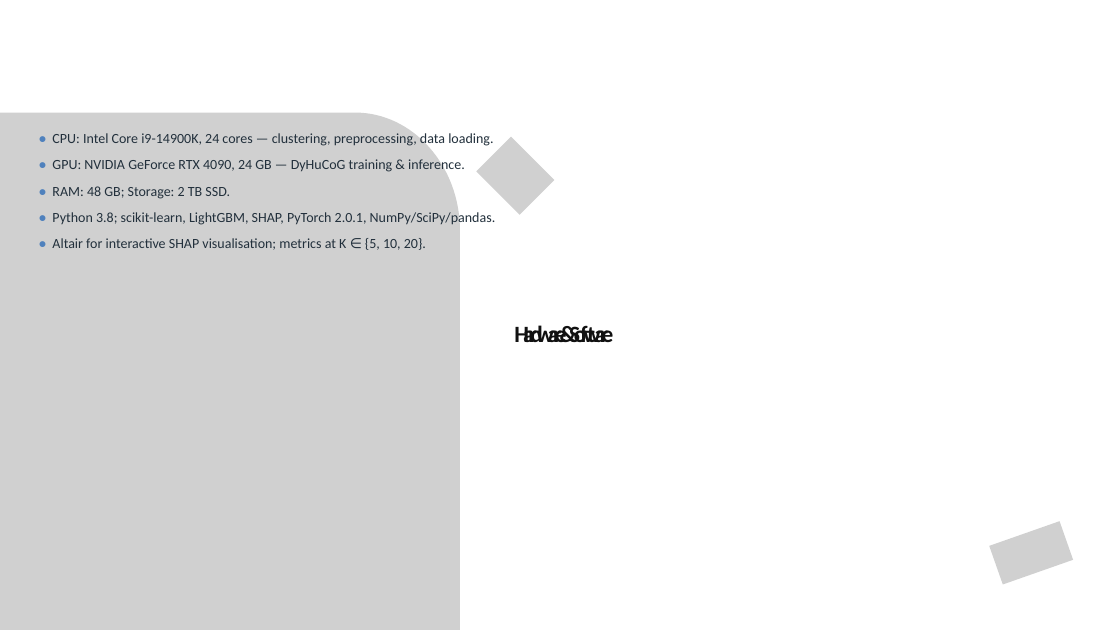
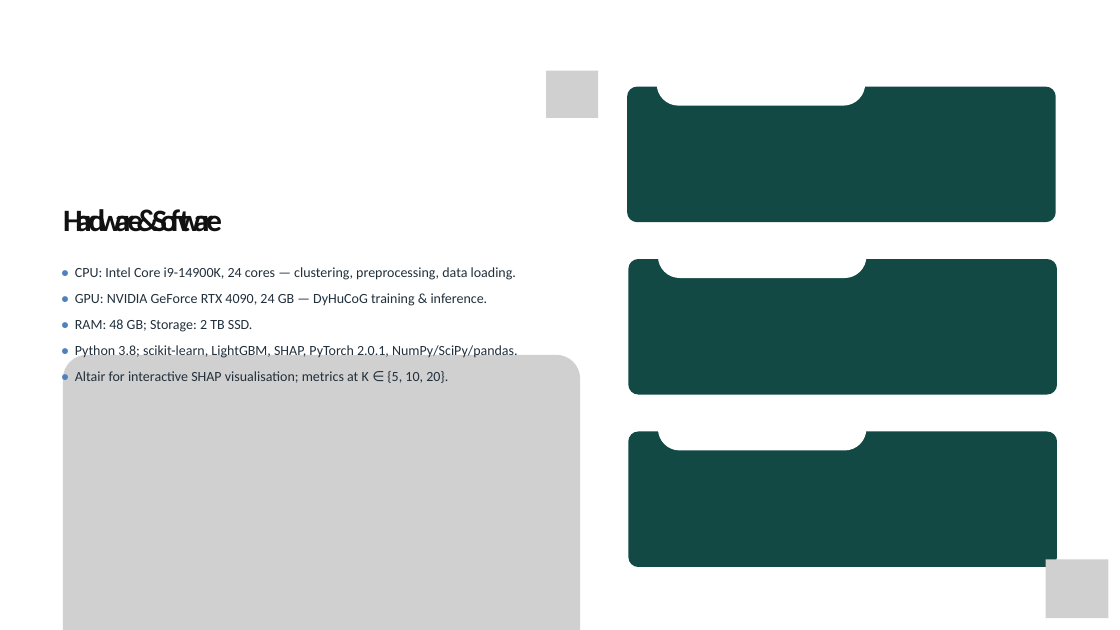
Before and after one commit to mouadlouhichi/phd-prep, a slide deck: slide 20 of viva/MOUAD_LOUHICHI_VIVA_40min.pptx. Drawn at 1120x630 pixels with LibreOffice and Linux fonts; fonts in the diff are those of the drawing; grey boxes stand for pictures. Boxes give left, top, right and bottom in pixels: in the first picture for what was removed or moved away, otherwise in the second. Text is boxed around its words. In the diff, an @@ line names an element or a change of style, - is before the commit and + after.

Commit message:
Rebuild deck on base template: fill template title/content placeholders, keep decorative design, Roca Two, 20in slide layout

```diff
--- a/viva/MOUAD_LOUHICHI_VIVA_40min.pptx
+++ b/viva/MOUAD_LOUHICHI_VIVA_40min.pptx
@@ picture added at <box>546,71,598,118</box> @@
@@ freeform shape added at <box>627,87,1056,222</box>, fill #124944 @@
@@ freeform shape added at <box>657,63,864,105</box>, fill #FFFFFF, outline #FFFFFF 2.25 pt @@
@@ text "Hardware & Software": place and size @@
-text "Hardware & Software" at <box>514,325,613,342</box>
+text "Hardware & Software" at <box>63,209,222,232</box>
@@ text "Hardware & Software" at <box>63,209,222,232</box>: size 30 to 40 pt, letter spacing -7.9 to -8.6 pt; line spacing 125.7pt to 136.5pt @@
@@ picture removed at <box>476,137,554,215</box> @@
@@ freeform shape added at <box>659,235,866,277</box>, fill #FFFFFF, outline #FFFFFF 2.25 pt @@
@@ text "• CPU: Intel Core i9-14900K, ...": place and size @@
-text "• CPU: Intel Core i9-14900K, ..." at <box>52,131,496,250</box>
+text "• CPU: Intel Core i9-14900K, ..." at <box>75,267,518,383</box>
@@ freeform shape added at <box>628,259,1057,395</box>, fill #124944 @@
@@ picture: place and size @@
-picture at <box>0,113,460,630</box>
+picture at <box>63,355,580,630</box>
@@ freeform shape added at <box>659,408,866,450</box>, fill #FFFFFF, outline #FFFFFF 2.25 pt @@
@@ freeform shape added at <box>628,432,1057,567</box>, fill #124944 @@
@@ picture removed at <box>989,521,1073,585</box> @@
@@ picture added at <box>1046,559,1108,618</box> @@
```
Also in this commit, not shown: 73 other slides changed, 1 other file.
